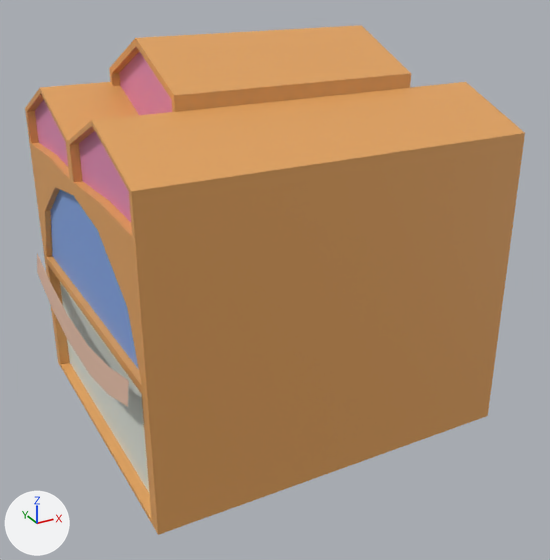
Two versions of the FBX model Assets/_Project/Models/Fia-Models/HeavenPlaza/HeavenBar.fbx, one commit apart.
Before and after are seen from a camera (50 mm lens) standing at (-9.24, -17.76, 12.29) and looking at (0.08, -0.8, 3.81). Every picture has the same lights, and +X, +Y and +Z are marked at lower left.
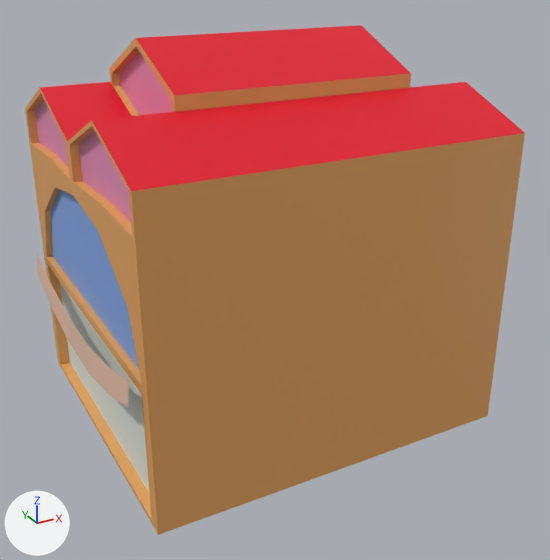
Pixel boxes [x1, y1, x2, y2] of what changed, in the pictures (550 x 560 px):
part 1 of me_cube, recoloured (orange to red)
    both: [40, 82, 131, 141]
part 2 of me_cube, recoloured (orange to red)
    both: [136, 25, 410, 95]
part 3 of me_cube, recoloured (orange to red)
    both: [92, 82, 525, 191]

Diff of the bpy script that builds the scene:
```diff
--- a/Assets/_Project/Models/Fia-Models/HeavenPlaza/HeavenBar.fbx.py
+++ b/Assets/_Project/Models/Fia-Models/HeavenPlaza/HeavenBar.fbx.py
@@ mat_roof @@
+mat_roof = principled_material('Roof')
+mat_roof.base_color = (0.801, 0.0, 0.0179)  # red #e70024
@@ me_cube @@
 me_cube.from_pydata(...)  # 138 vertices, 136 faces; spans x -5.0..5.0, y -4.5..4.5, z -0.06..10.32
 # used by ob_cube; location = (0.0, 0.0, 0.0)
+# me_cube part 1: all 2 faces centred in x -4.09, y -1.12..1.12, z 8.55 switch from mat_walls (orange #e7a660) to mat_roof (red #e70024)
+# me_cube part 2: all 2 faces centred in x 0.0, y -1.12..1.12, z 9.84 switch from mat_walls (orange #e7a660) to mat_roof (red #e70024)
+# me_cube part 3: the 1 face centred in x 0.0, y -3.38, z 8.55 switches from mat_walls (orange #e7a660) to mat_roof (red #e70024)
 me_cube.materials.append(mat_frontentrance)
```
